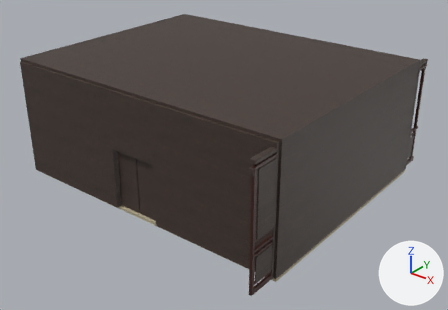
The glTF model apps/web/public/models/balabala_courtroom.glb: old version first, new version second.
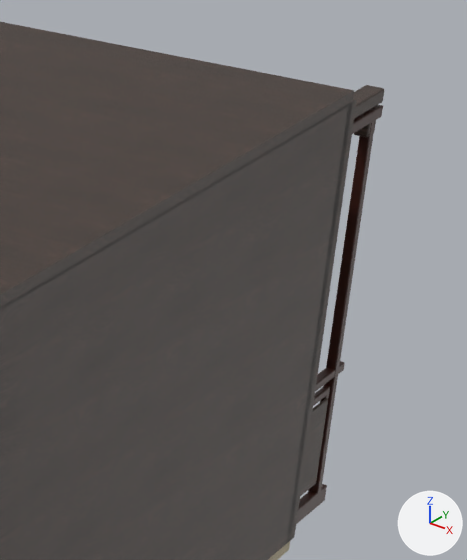
The first picture shows the older version from a 50 mm camera at (22.0, -27.1, 17.9) aimed at (0.8, -0.7, 1.5). The close-ups show the older and then the newer version on the part from 74% to 100% of the width and 12% to 56% of the height of that picture. Only the edits that show in the close-ups are written down. The lights are fixed; the arrows at lower right show +X, +Y and +Z. Where no turn or scale is listed for an object, it has been applied to the vertices.
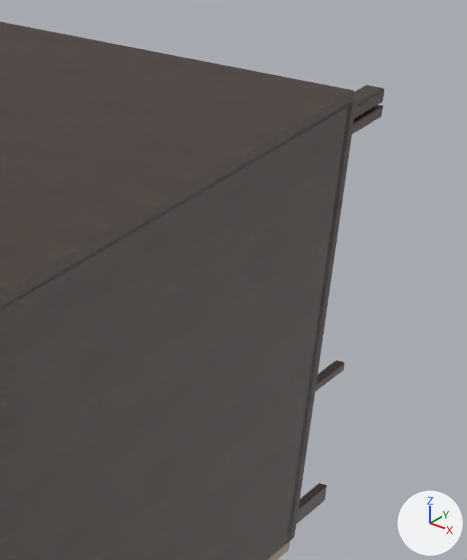
The change in detail:
Object 'Cube.068' (ob_cube_068) is deleted.
Object 'Cube.130' (ob_cube_130) is deleted.
Object 'Cube.175' (ob_cube_175) is deleted.
Object 'Cube.176' (ob_cube_176) is deleted.
Object 'Cube.214' (ob_cube_214) is deleted.
Object 'Cube.238' (ob_cube_238) is deleted.

Boxes [x1, y1, x2, y2] around the edits, measured in the close-ups (467 x 560 px):
'Cube.068', deleted
    before: [308, 120, 375, 493]
'Cube.214', deleted
    before: [301, 399, 328, 491]
'Cube.176', deleted
    before: [313, 388, 330, 406]
'Cube.238', deleted
    before: [354, 120, 376, 137]
'Cube.130', deleted
    before: [313, 385, 330, 486]
'Cube.175', deleted
    before: [300, 479, 317, 496]
